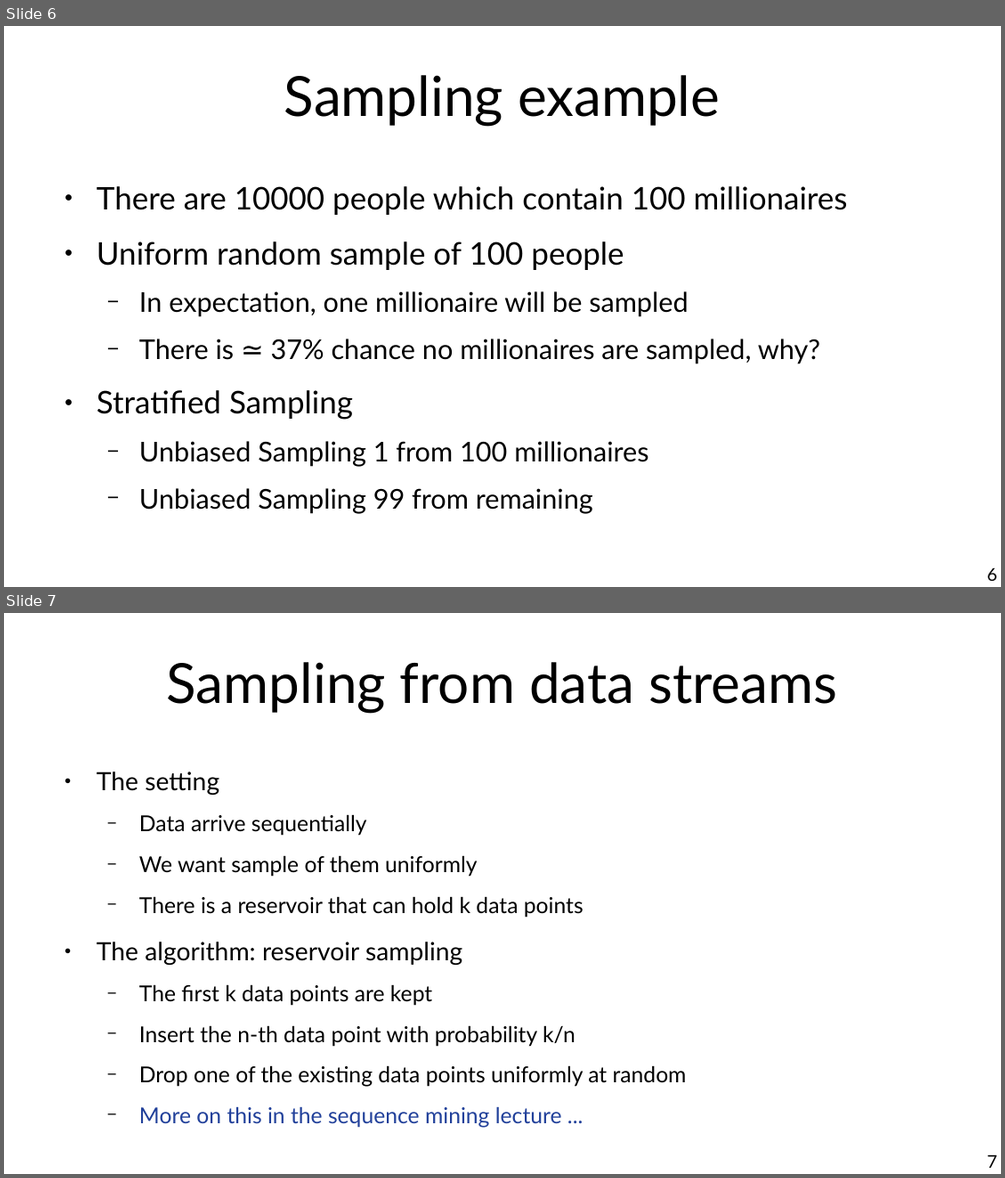
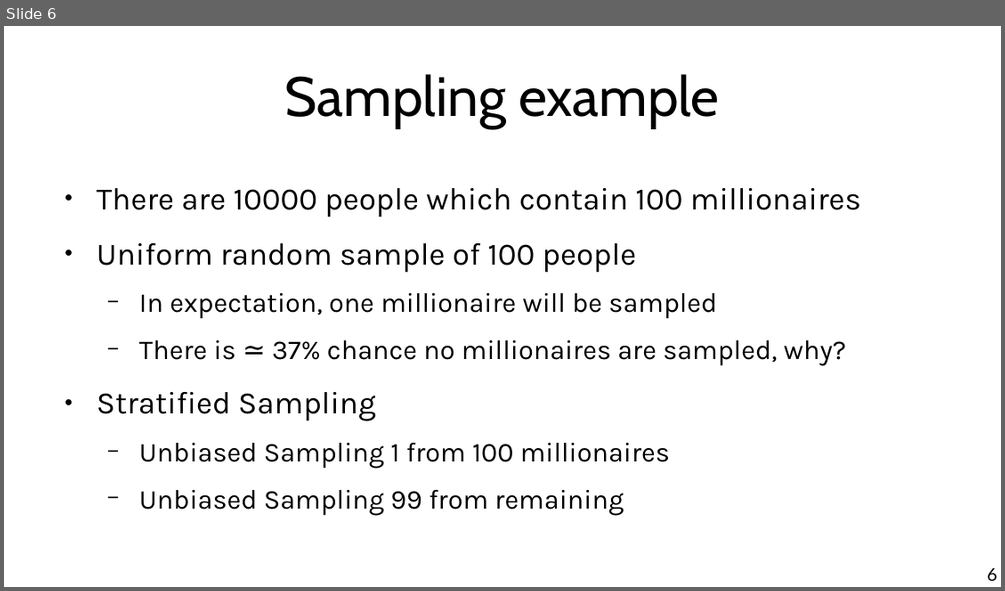
Before and after one commit to chatox/data-mining-course, a slide deck: theory/odp/tt05_reduction.odp. Shown one above the other, each under a label of ours: slides 6 and 7 before the commit, slide 6 after it. The pictures are 1005x1178 and 1005x591 pixels, drawn with LibreOffice and Linux fonts; fonts in the diff are those of the drawing. Boxes give left, top, right and bottom in pixels: in the first picture for what was removed or moved away, otherwise in the second. Text is boxed around its words. In the diff, an @@ line names an element or a change of style, - is before the commit and + after.

```diff
--- a/theory/odp/tt05_reduction.odp
+++ b/theory/odp/tt05_reduction.odp
@@ slide 7 removed at (4, 613, 1001, 1174), background #FFFFFF @@
@@ title removed at (167, 662, 837, 713) @@
-Sampling from data streams
@@ text removed at (97, 771, 687, 1127) @@
-● The setting
-  − Data arrive sequentially
-  − We want sample of them uniformly
-  − There is a reservoir that can hold k data points
-● The algorithm: reservoir sampling
-  − The first k data points are kept
-  − Insert the n-th data point with probability k/n
-  − Drop one of the existing data points uniformly at random
-  − More on this in the sequence mining lecture ...
@@ page number removed at (987, 1155, 996, 1167) @@
-7
@@ slide 6 changed as well @@
@@ title "Sampling example" at (285, 74, 720, 128): font Lato to Cabin @@
@@ text "There are 10000 people which ..." at (97, 188, 861, 516): font Lato to Karla @@
```
Also in this commit, not shown: 23 other slides changed, 2 slides added, 10 other files.
